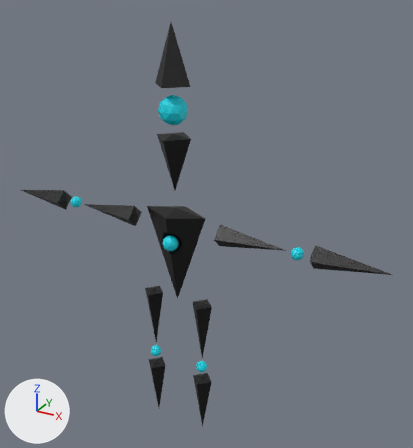
The FBX model Assets/00_ART/00_MODELS/Humanoid/humanoid_cutout_FBX.fbx as it was, and as the next commit left it.
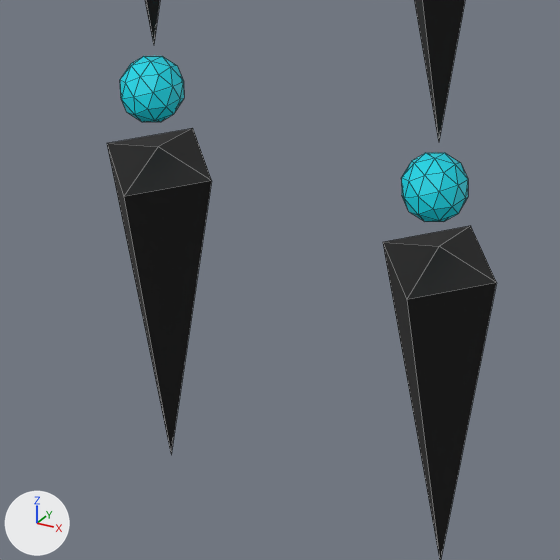
Each version is shown whole from a camera (50 mm lens) standing at (0.0963, -0.1532, 0.1643) and looking at (0.0075, 0.0083, 0.0835), then close up on the part from 32% to 54% of the width and 75% to 95% of the height. Arrows for +X, +Y and +Z are at lower left; the lights stay in place. The close-ups show mesh edges as thin lines. Where no turn or scale is listed for an object, it has been applied to the vertices.

Objects in the first close-up: 'L_Leg_Pyramid_LOWER', 'L_Leg_Sphere_KNEE', 'R_Leg_Pyramid_LOWER', 'R_Leg_Pyramid_UPPER', 'R_Leg_Sphere_KNEE'.
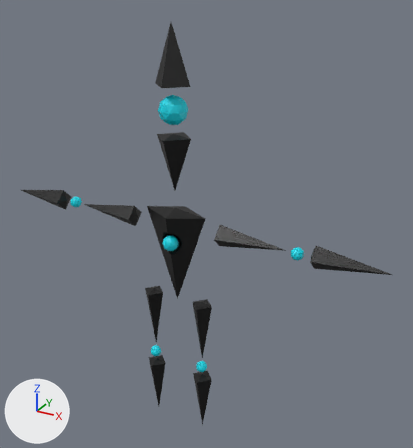
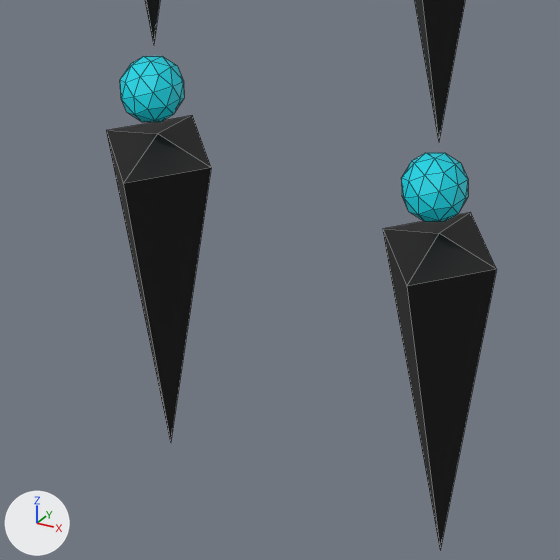
Boxes [x1, y1, x2, y2] around the edits, measured in the close-ups (560 x 560 px):
'R_Leg_Pyramid_LOWER', moved
    before: [383, 226, 496, 560]
    after: [383, 212, 497, 549]
'L_Leg_Pyramid_LOWER', moved
    before: [107, 128, 212, 453]
    after: [106, 115, 211, 442]

The edits, one by one:
me_cone_012 has 6 vertices, 8 faces and spans x -0.004..0.004, y -0.004..0.004, z -0.0238..0.0012.
me_cone_012 is used by ob_r_leg_pyramid_lower; location (0.01025, 0.0, 0.02324).
me_cone_012 part 1: the whole mesh is moved by (0.0, 0.0, -0.0044).
me_cone_011 has 6 vertices, 8 faces and spans x -0.004..0.004, y -0.004..0.004, z -0.0238..0.0012.
me_cone_011 is used by ob_l_leg_pyramid_lower; location (-0.01025, 0.0, 0.02324).
me_cone_011 part 2: the whole mesh is moved by (0.0, 0.0, -0.0044).
Object 'R_Leg_Pyramid_LOWER' (ob_r_leg_pyramid_lower) moves from (0.01025, 0.0, 0.02324) to (0.01025, 0.0, 0.02861).
Object 'L_Leg_Pyramid_LOWER' (ob_l_leg_pyramid_lower) moves from (-0.01025, 0.0, 0.02324) to (-0.01025, 0.0, 0.02861).
